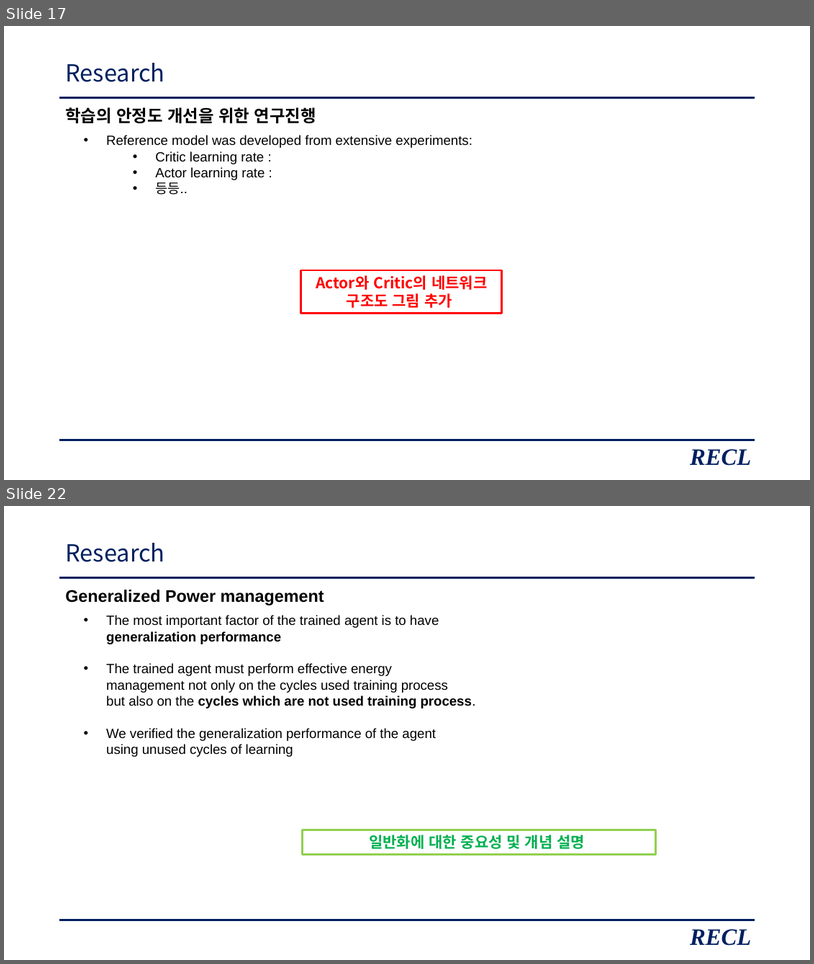
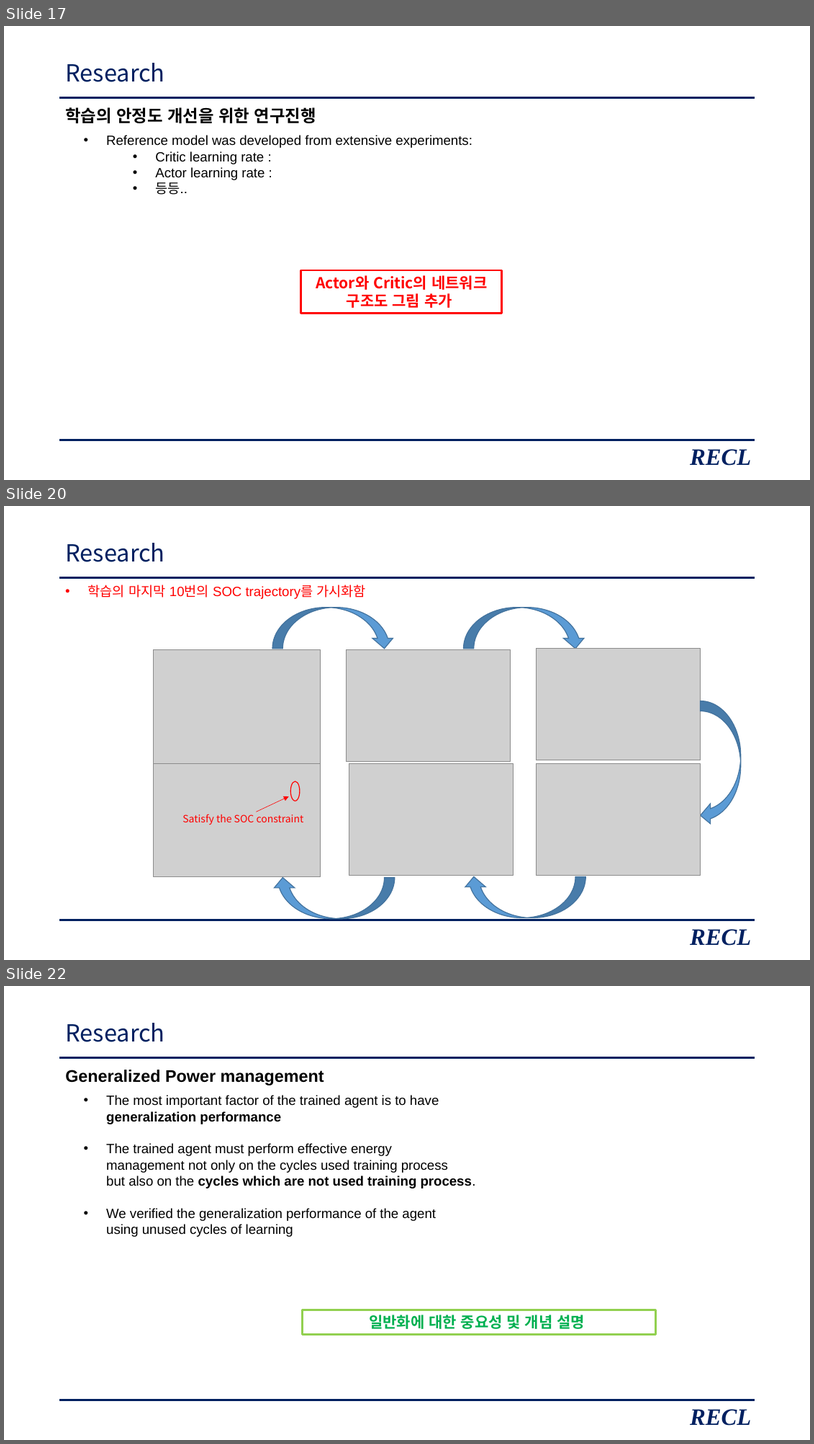
Before and after one commit to zidane89/experiment_essential_degradation, a slide deck: 발표자료_중안3.pptx. Shown one above the other, each under a label of ours: slides 17 and 22 before the commit, slides 17, 20 and 22 after it; the slides between them are not shown. The pictures are 814x964 and 814x1444 pixels, drawn with LibreOffice and Linux fonts; fonts in the diff are those of the drawing; grey boxes stand for pictures. Boxes give left, top, right and bottom in pixels: in the first picture for what was removed or moved away, otherwise in the second. Text is boxed around its words. In the diff, an @@ line names an element or a change of style, - is before the commit and + after.

```diff
--- a/발표자료_중안3.pptx
+++ b/발표자료_중안3.pptx
@@ slide 20 added at (4,506,810,960), background #FFFFFF; not listed: 2 template elements that a slide beside it also shows @@
@@ title added at (65,543,165,562), 28 pt, text #002060 @@
+Research
@@ text added at (88,584,367,599), 16 pt, text #FF0000 @@
+• 학습의 마지막 10번의 SOC trajectory를 가시화함
@@ group added at (154,607,741,919): 6 pictures, 5 curved down arrows, 1 ellipse @@
@@ arrow added from (256, 811) to (289, 796), #FF0000 0.5 pt @@
@@ text added at (183,813,304,825), 12 pt, text #FF0000 @@
+Satisfy the SOC constraint
@@ text added at (690,929,751,945), 28 pt, text #002060, bold, italic @@
+RECL
```
Also in this commit, not shown: 9 slides changed, 1 other slide added, 1 slide removed.
